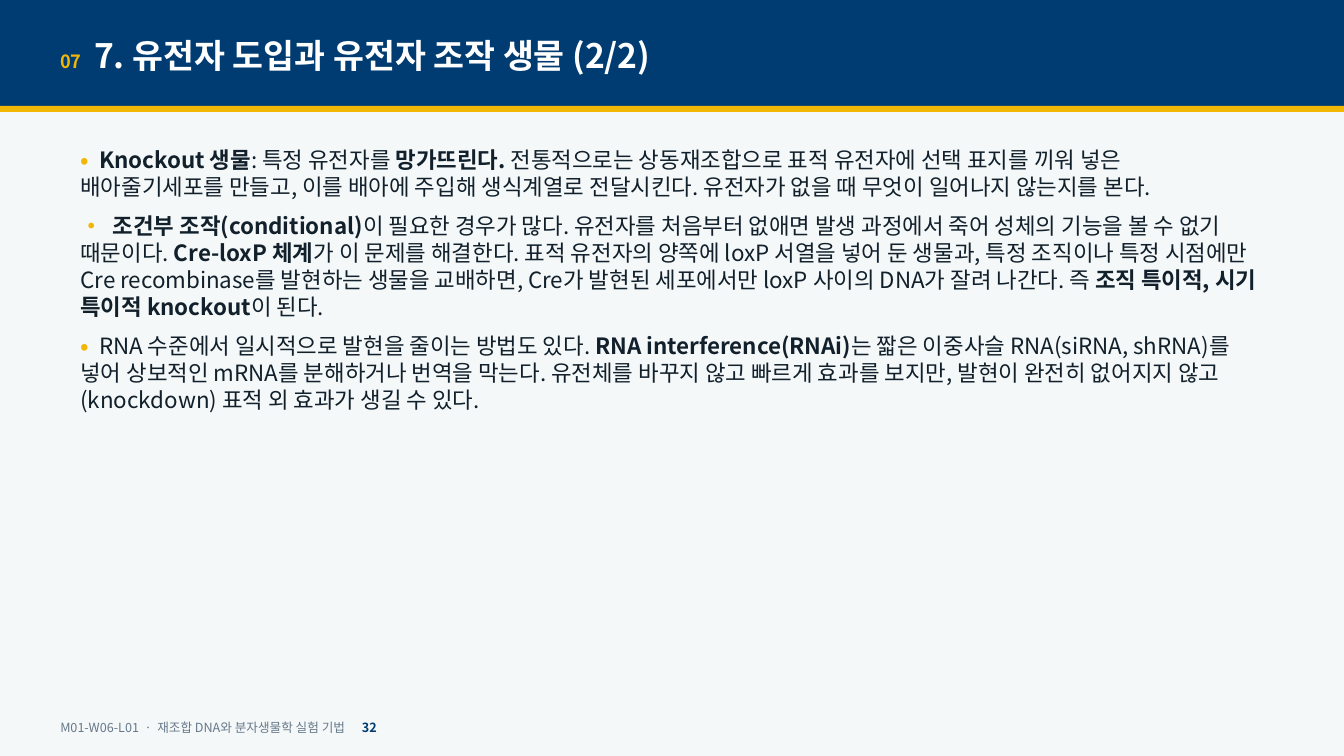
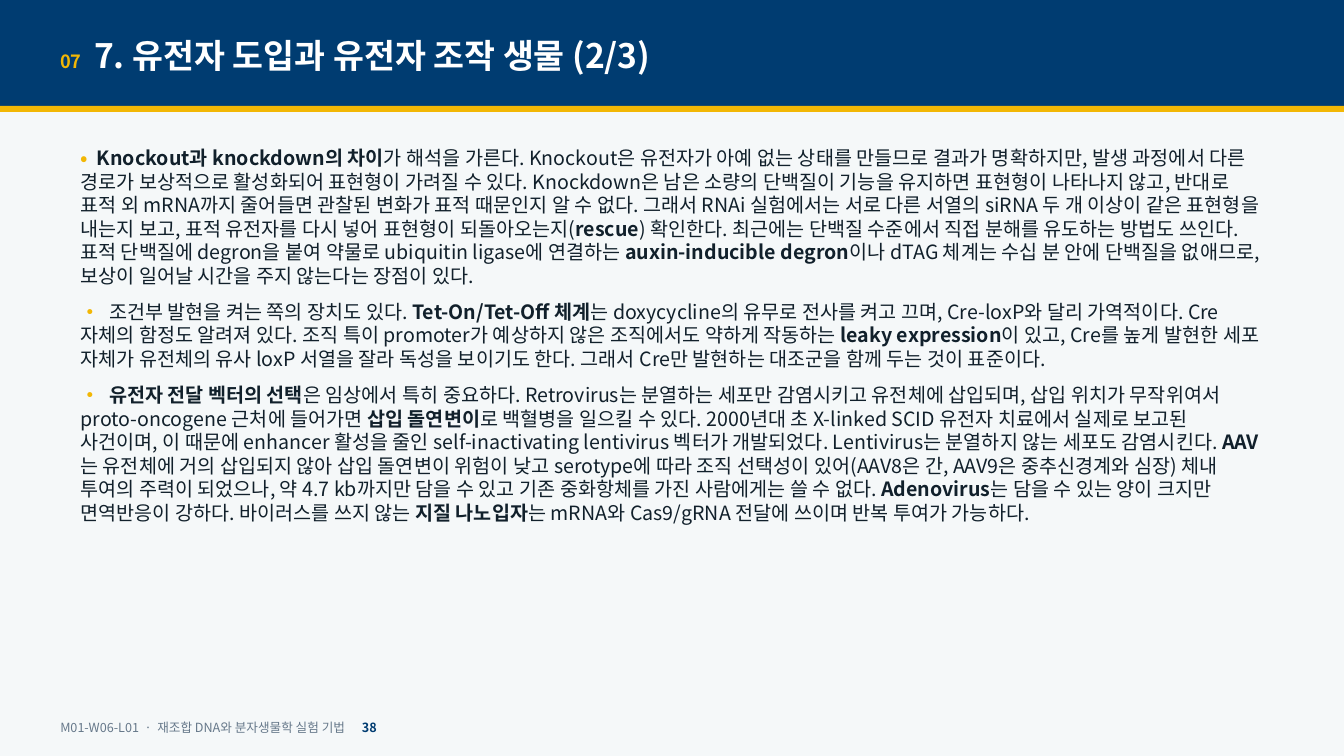
Before and after one commit to hoperiasd2/hoperiasd2.github.io, a slide deck: slide 38 of curriculum/M01/W06/L01/slides.pptx (slide 32 before the commit). Drawn at 1344x756 pixels with LibreOffice and Linux fonts; fonts in the diff are those of the drawing. Boxes give left, top, right and bottom in pixels: in the first picture for what was removed or moved away, otherwise in the second. Text is boxed around its words. In the diff, an @@ line names an element or a change of style, - is before the commit and + after.

```diff
--- a/curriculum/M01/W06/L01/slides.pptx
+++ b/curriculum/M01/W06/L01/slides.pptx
@@ text at (60,40,650,75): text changed @@
-07 7. 유전자 도입과 유전자 조작 생물 (2/2)
+07 7. 유전자 도입과 유전자 조작 생물 (2/3)
@@ text at (80,148,1260,525): text changed; size 16 to 14 pt @@
-• Knockout 생물: 특정 유전자를 망가뜨린다. 전통적으로는 상동재조합으로 표적 유전자에 선택 표지를 끼워 넣은 배아줄기세포를 만들고, 이를 배아에 주입해 생식계열로 전달시킨다. 유전자가 없을 때 무엇이 일어나지 않는지를 본다.
-• 조건부 조작(conditional)이 필요한 경우가 많다. 유전자를 처음부터 없애면 발생 과정에서 죽어 성체의 기능을 볼 수 없기 때문이다. Cre-loxP 체계가 이 문제를 해결한다. 표적 유전자의 양쪽에 loxP 서열을 넣어 둔 생물과, 특정 조직이나 특정 시점에만 Cre recombinase를 발현하는 생물을 교배하면, Cre가 발현된 세포에서만 loxP 사이의 DNA가 잘려 나간다. 즉 조직 특이적, 시기 특이적 knockout이 된다.
-• RNA 수준에서 일시적으로 발현을 줄이는 방법도 있다. RNA interference(RNAi)는 짧은 이중사슬 RNA(siRNA, shRNA)를 넣어 상보적인 mRNA를 분해하거나 번역을 막는다. 유전체를 바꾸지 않고 빠르게 효과를 보지만, 발현이 완전히 없어지지 않고(knockdown) 표적 외 효과가 생길 수 있다.
+• Knockout과 knockdown의 차이가 해석을 가른다. Knockout은 유전자가 아예 없는 상태를 만들므로 결과가 명확하지만, 발생 과정에서 다른 경로가 보상적으로 활성화되어 표현형이 가려질 수 있다. Knockdown은 남은 소량의 단백질이 기능을 유지하면 표현형이 나타나지 않고, 반대로 표적 외 mRNA까지 줄어들면 관찰된 변화가 표적 때문인지 알 수 없다. 그래서 RNAi 실험에서는 서로 다른 서열의 siRNA 두 개 이상이 같은 표현형을 내는지 보고, 표적 유전자를 다시 넣어 표현형이 되돌아오는지(rescue) 확인한다. 최근에는 단백질 수준에서 직접 분해를 유도하는 방법도 쓰인다. 표적 단백질에 degron을 붙여 약물로 ubiquitin ligase에 연결하는 auxin-inducible degron이나 dTAG 체계는 수십 분 안에 단백질을 없애므로, 보상이 일어날 시간을 주지 않는다는 장점이 있다.
+• 조건부 발현을 켜는 쪽의 장치도 있다. Tet-On/Tet-Off 체계는 doxycycline의 유무로 전사를 켜고 끄며, Cre-loxP와 달리 가역적이다. Cre 자체의 함정도 알려져 있다. 조직 특이 promoter가 예상하지 않은 조직에서도 약하게 작동하는 leaky expression이 있고, Cre를 높게 발현한 세포 자체가 유전체의 유사 loxP 서열을 잘라 독성을 보이기도 한다. 그래서 Cre만 발현하는 대조군을 함께 두는 것이 표준이다.
+• 유전자 전달 벡터의 선택은 임상에서 특히 중요하다. Retrovirus는 분열하는 세포만 감염시키고 유전체에 삽입되며, 삽입 위치가 무작위여서 proto-oncogene 근처에 들어가면 삽입 돌연변이로 백혈병을 일으킬 수 있다. 2000년대 초 X-linked SCID 유전자 치료에서 실제로 보고된 사건이며, 이 때문에 enhancer 활성을 줄인 self-inactivating lentivirus 벡터가 개발되었다. Lentivirus는 분열하지 않는 세포도 감염시킨다. AAV는 유전체에 거의 삽입되지 않아 삽입 돌연변이 위험이 낮고 serotype에 따라 조직 선택성이 있어(AAV8은 간, AAV9은 중추신경계와 심장) 체내 투여의 주력이 되었으나, 약 4.7 kb까지만 담을 수 있고 기존 중화항체를 가진 사람에게는 쓸 수 없다. Adenovirus는 담을 수 있는 양이 크지만 면역반응이 강하다. 바이러스를 쓰지 않는 지질 나노입자는 mRNA와 Cas9/gRNA 전달에 쓰이며 반복 투여가 가능하다.
@@ text at (60,721,377,733): text changed @@
-M01-W06-L01 · 재조합 DNA와 분자생물학 실험 기법 32
+M01-W06-L01 · 재조합 DNA와 분자생물학 실험 기법 38
```
Also in this commit, not shown: 40 other slides changed, 15 slides added, 5 other files.
